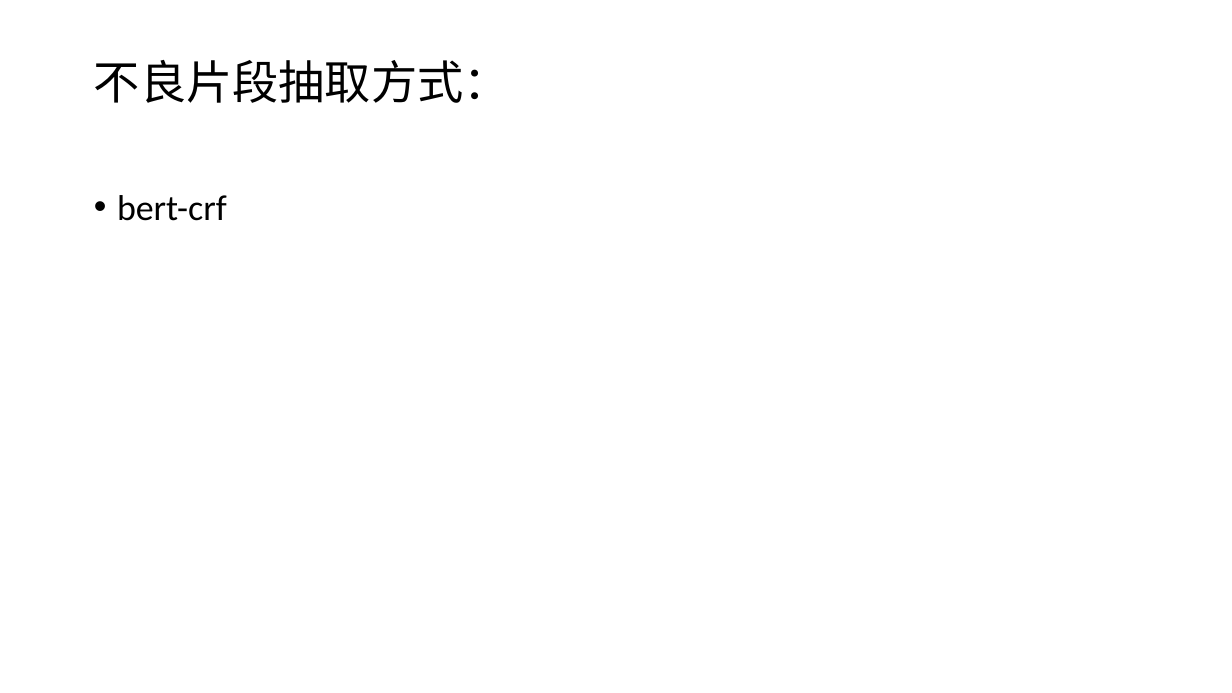
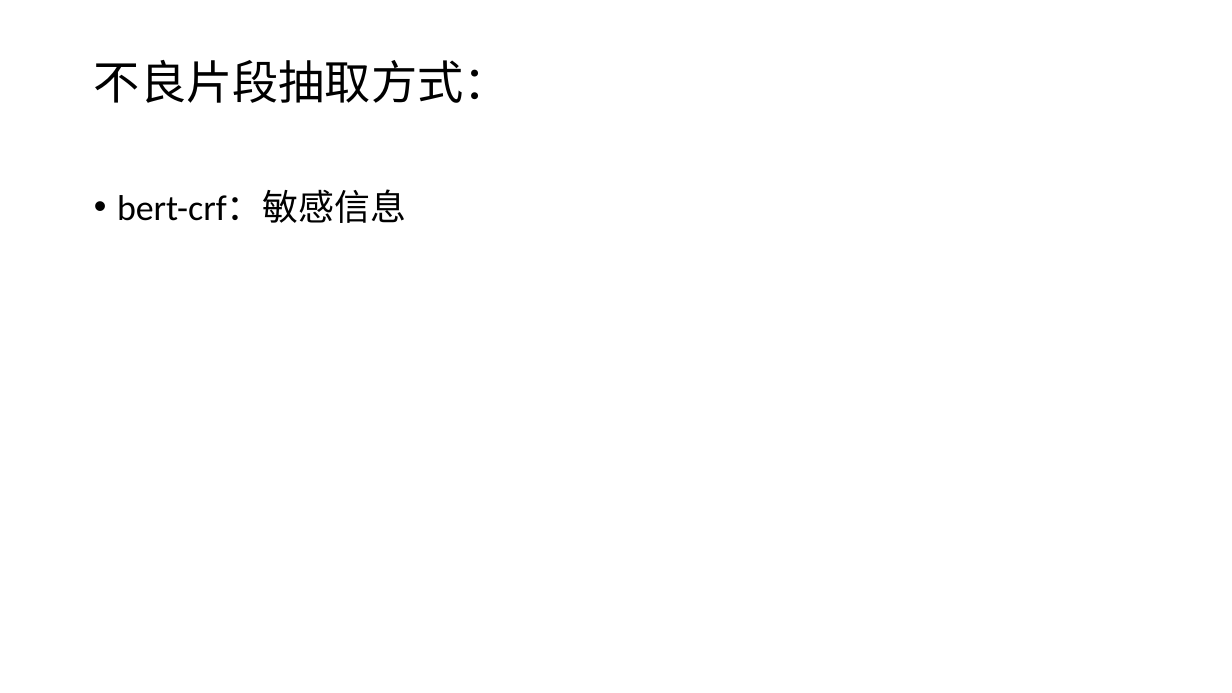
Before and after one commit to KATEhuang920909/qiji_compet, a slide deck: slide 6 of 流程图.pptx (slide 4 before the commit). Drawn at 1232x693 pixels with LibreOffice and Linux fonts; fonts in the diff are those of the drawing. Boxes give left, top, right and bottom in pixels: in the first picture for what was removed or moved away, otherwise in the second. Text is boxed around its words. In the diff, an @@ line names an element or a change of style, - is before the commit and + after.

Commit message:
update

```diff
--- a/流程图.pptx
+++ b/流程图.pptx
@@ text at [117,190,406,223]: text changed @@
-• bert-crf
+• bert-crf：敏感信息
```
Also in this commit, not shown: 2 slides added.
